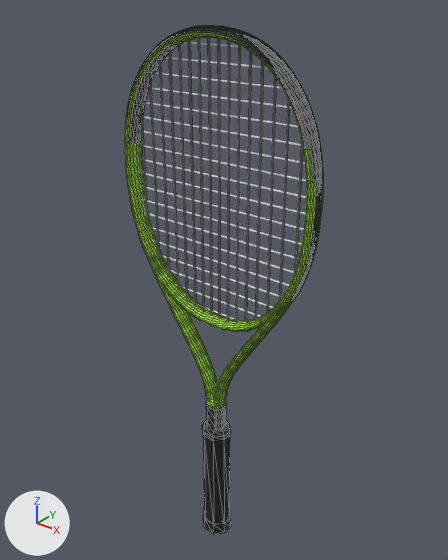
An edit to the glTF model assets/realistic/head-extreme-mp-l-2026.glb, drawn before and after from the same camera.
Before and after are seen from a 50 mm lens placed at (0.428, -0.519, 0.728), pointed at (-0.007, 0.025, 0.391). The axes (+X, +Y, +Z) are drawn at lower left. The lights are the same throughout. The first picture is the older version. Mesh edges are drawn as thin lines on the coarser meshes. Where no turn or scale is listed for an object, it has been applied to the vertices. Vertices at exactly the same position are counted once.

In view in the first picture: 'bumper', 'frame', 'grip', 'grommets', 'strings_crosses', 'strings_mains' and 2 more.
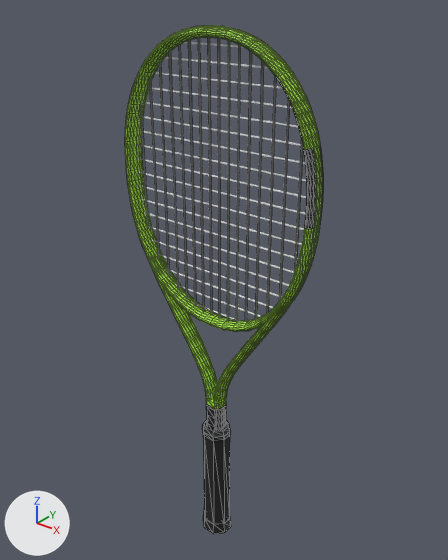
Pixel boxes [x1, y1, x2, y2] of what changed, in the pictures (448 x 560 px; the box of a moved part takes in the faces that stretch with it):
'frame', reshaped, recoloured
    both: [125, 32, 323, 430]
'bumper', recoloured
    both: [126, 25, 320, 150]
'grommets', recoloured
    both: [290, 146, 322, 302]
part 1 of me_frame, moved or reshaped
    both: [145, 38, 186, 66]
part 2 of me_frame, moved or reshaped
    both: [241, 43, 278, 78]
part 3 of me_frame, moved or reshaped
    before: [125, 139, 142, 152]
    after: [125, 139, 142, 161]
part 4 of me_frame, moved or reshaped
    before: [304, 188, 323, 229]
    after: [304, 200, 323, 229]
part 5 of me_frame, moved or reshaped
    before: [306, 192, 310, 205]
    after: [306, 204, 310, 217]
part 6 of me_frame, moved or reshaped
    before: [306, 176, 323, 192]
    after: [306, 176, 323, 205]
part 7 of me_frame, recoloured
    both: [127, 43, 269, 144]
part 8 of me_frame, recoloured
    both: [275, 75, 323, 229]

What the commit changed:
Material 'mat_bumper' (mat_mat_bumper) changes colour from black #14161a to green #a6e63f; in linear values from (0.007, 0.00802, 0.0103) to (0.381, 0.791, 0.0497).
Material 'mat_grommets' (mat_mat_grommets) changes colour from black #14161a to green #8fcb34; in linear values from (0.007, 0.00802, 0.0103) to (0.275, 0.597, 0.0343).
me_frame has 1706 vertices, 3352 faces and spans x -0.134..0.134, y -0.013..0.013, z -0.254..0.254.
me_frame is used by ob_frame; location (0.0, 0.0, 0.432).
me_frame part 1: 80 of 1706 vertices moved; they spanned x -0.084..-0.05, y -0.012..0.012, z 0.216..0.243 and now span x -0.089..-0.051, y -0.012..0.012, z 0.212..0.243; mean shift (-0.007, 0.0, -0.005); largest move (-0.075, 0.0, 0.231) -> (-0.084, 0.0, 0.225).
me_frame part 2: 80 of 1706 vertices moved; they spanned x 0.05..0.084, y -0.012..0.012, z 0.216..0.243 and now span x 0.051..0.089, y -0.012..0.012, z 0.212..0.243; mean shift (0.007, 0.0, -0.005); largest move (0.075, 0.0, 0.231) -> (0.084, 0.0, 0.225).
me_frame part 3: all 16 vertices in x -0.133..-0.122, y -0.013..0.013, z 0.118..0.119 are moved by (-0.001, 0.0, -0.009).
me_frame part 4: 21 of the vertices in x 0.123..0.134, y -0.013..0.013, z 0.084..0.097 are moved by (0.0, 0.0, -0.013).
me_frame part 5: 27 of the vertices in x 0.123..0.134, y -0.013..0.013, z 0.097..0.109 are moved by (0.0, 0.0, -0.012).
me_frame part 6: all 16 vertices in x 0.122..0.133, y -0.013..0.013, z 0.118..0.119 are moved by (0.001, 0.0, -0.009).
me_frame part 7: 456 faces centred in x -0.133..0.081, y -0.011..0.011, z 0.119..0.243 are repainted in the vertex colours; the middle colour goes from black #16161c to green #a6e640.
me_frame part 8: 304 faces centred in x 0.08..0.134, y -0.013..0.013, z 0.076..0.22 are repainted in the vertex colours; the middle colour goes from green #a6e640 to black #16161c.
